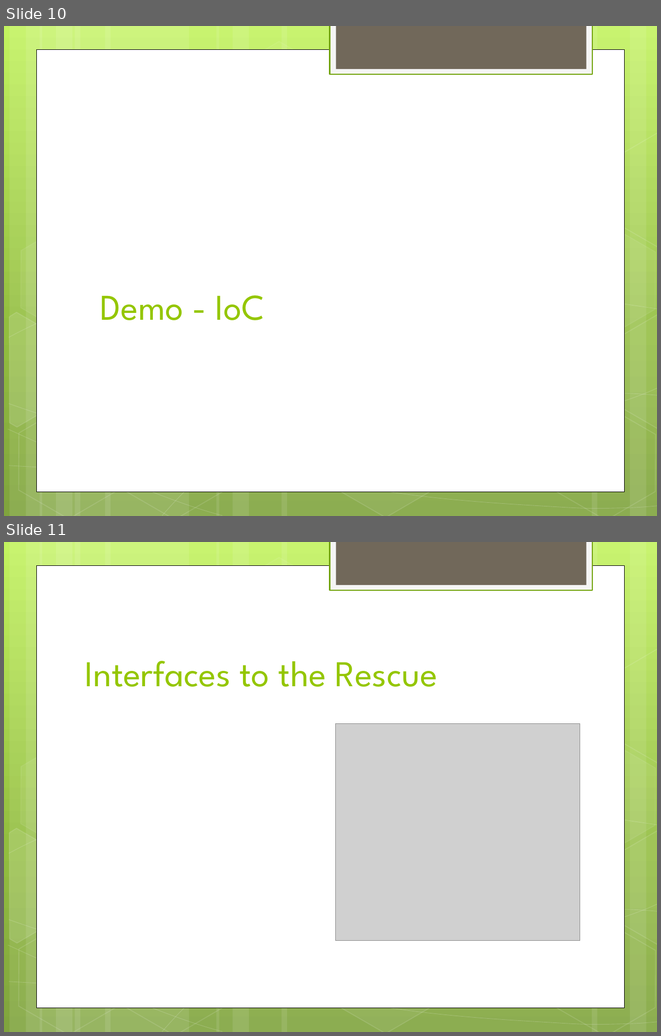
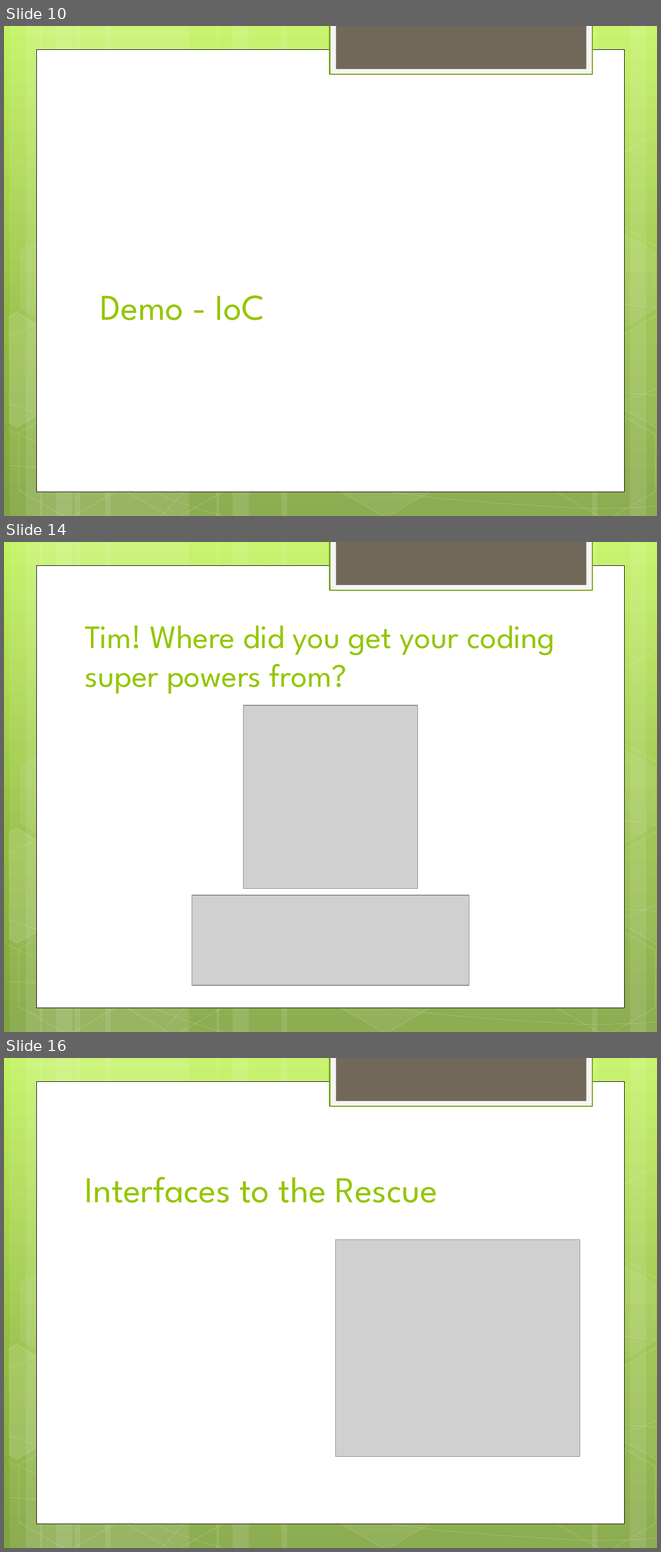
Before and after one commit to trayburn/Presentation-AdvancedTDD, a slide deck: Advanced Test Driven Development.pptx. Shown one above the other, each under a label of ours: slides 10 and 11 before the commit, slides 10, 14 and 16 after it; the slides between them are not shown. The pictures are 661x1036 and 661x1552 pixels, drawn with LibreOffice and Linux fonts; fonts in the diff are those of the drawing; grey boxes stand for pictures; background and template pictures are left out. Boxes give left, top, right and bottom in pixels: in the first picture for what was removed or moved away, otherwise in the second. Text is boxed around its words. In the diff, an @@ line names an element or a change of style, - is before the commit and + after.

```diff
--- a/Advanced Test Driven Development.pptx
+++ b/Advanced Test Driven Development.pptx
@@ slide 14 added at (x1=4, y1=542, x2=657, y2=1032), background gradient #C3F35F to #93BF3F to #81A53E; not listed: 31 template elements that a slide beside it also shows @@
@@ title added at (x1=85, y1=625, x2=555, y2=694), 36 pt, text #94C600 @@
+Tim! Where did you get your coding super powers from?
@@ picture added at (x1=243, y1=705, x2=418, y2=889) @@
@@ picture added at (x1=192, y1=896, x2=469, y2=986) @@
@@ what was slide 11 is now slide 16 @@
```
Also in this commit, not shown: 4 other slides added.
